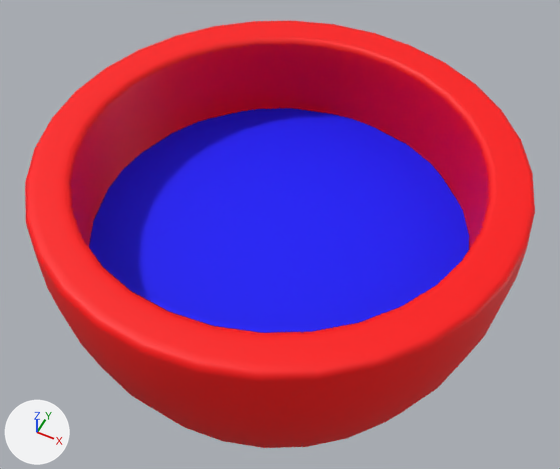
A saved change to the FBX model Artistkram/Adi/Reis/reis_high.fbx.
Camera for both pictures: a 50 mm lens placed at (0.502, -1.002, 1.357), pointed at (-0.014, 0.028, 0.069). Every picture has the same lights, and +X, +Y and +Z are marked at lower left. Where no turn or scale is listed for an object, it has been applied to the vertices.

Objects in the first picture: 'pCylinder2', 'pPipe1'.
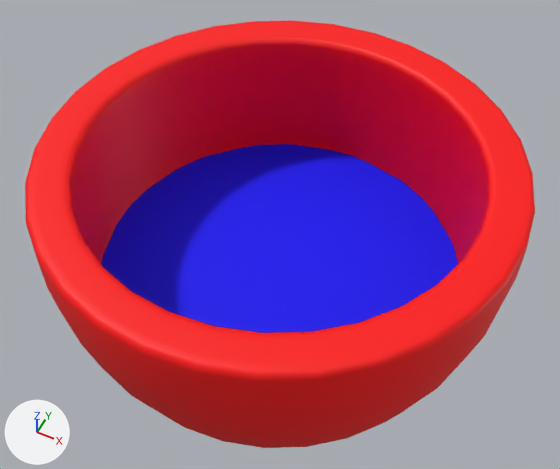
The newer file is also rescaled (x0.5), turned or shifted as a whole; pictures and numbers use the older file's frame.

What differs and where, as boxes (x1, y1, x2, y2) in the pictures (560 x 469 px):
'pCylinder2', moved
    before: (89, 108, 469, 333)
    after: (102, 144, 458, 333)

Diff of the bpy script that builds the scene:
```diff
--- a/Artistkram/Adi/Reis/reis_high.fbx.py
+++ b/Artistkram/Adi/Reis/reis_high.fbx.py
@@ ob_pcylinder2 @@
 ob_pcylinder2 = bpy.data.objects.new('pCylinder2', me_mesh_001)
-ob_pcylinder2.location = (0.0, 0.0, 0.125)
+ob_pcylinder2.location = (0.0, 0.0, 0.006)
```
